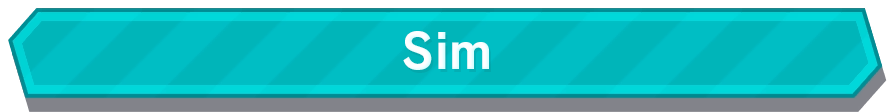
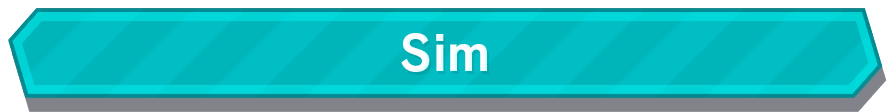
Layered file, before and after one edit (891 x 112). Changes by layer:
added layer "Sim V2 Centralizado" above "Sim" over [401, 33, 487, 72]
hid "Sim" over [403, 31, 489, 70]
